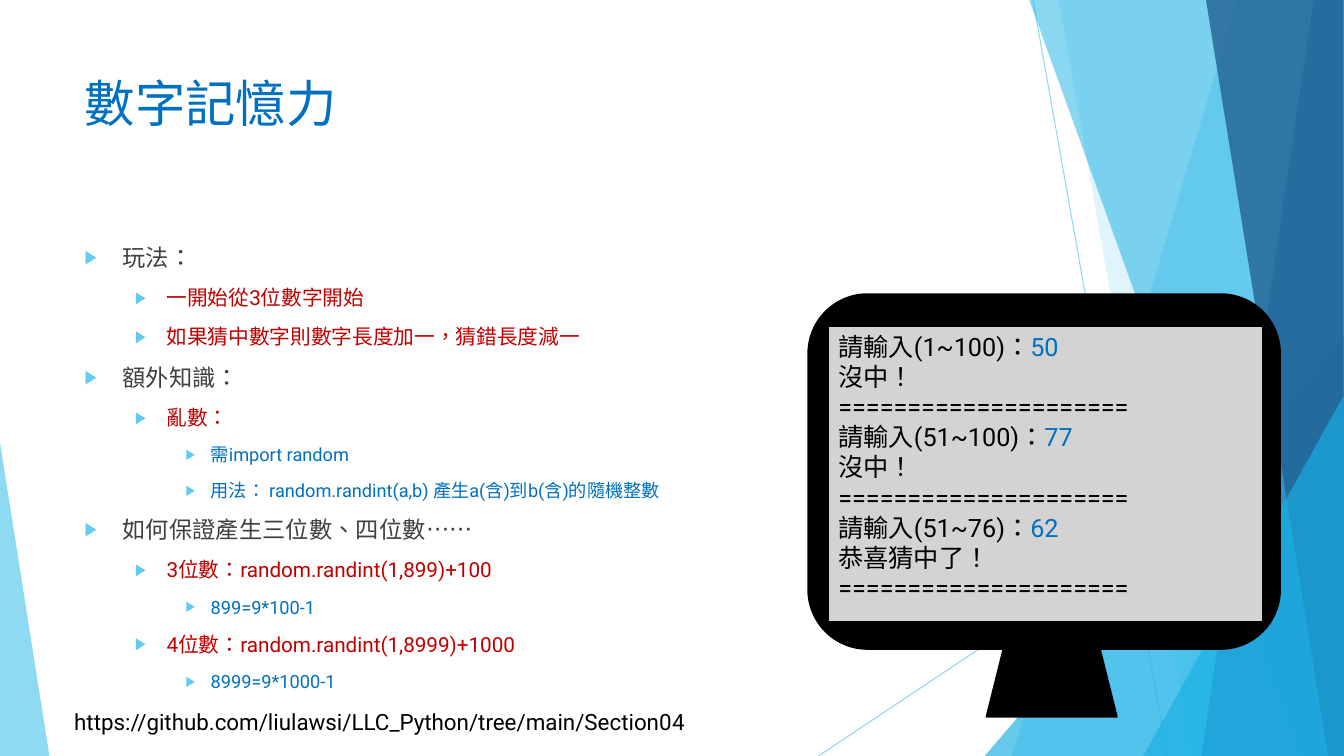
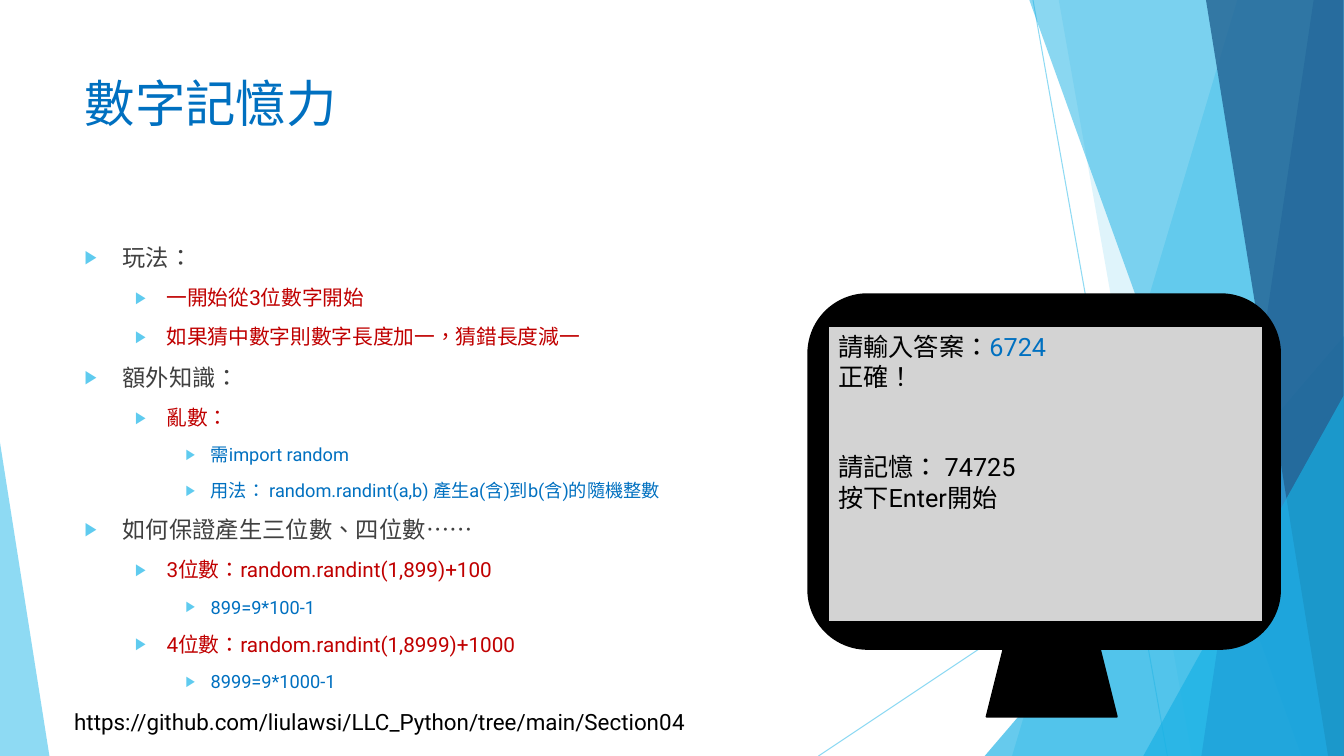
Before and after one commit to liulawsi/My_PPTs, a slide deck: slide 2 of LCC/Python/04c_來個小遊戲2.pptx. Drawn at 1344x756 pixels with LibreOffice and Linux fonts; fonts in the diff are those of the drawing; background and template pictures are left out. Boxes give left, top, right and bottom in pixels: in the first picture for what was removed or moved away, otherwise in the second. Text is boxed around its words. In the diff, an @@ line names an element or a change of style, - is before the commit and + after.

```diff
--- a/LCC/Python/04c_來個小遊戲2.pptx
+++ b/LCC/Python/04c_來個小遊戲2.pptx
@@ text in rectangle at box(838, 335, 1046, 509): text changed @@
-請輸入(1~100)：50
-沒中！
-=====================
-請輸入(51~100)：77
-沒中！
-=====================
-請輸入(51~76)：62
-恭喜猜中了！
-=====================
+請輸入答案：6724
+正確！
+請記憶： 74725
+按下Enter開始
```
Also in this commit, not shown: 2 other slides changed, 1 other file.
